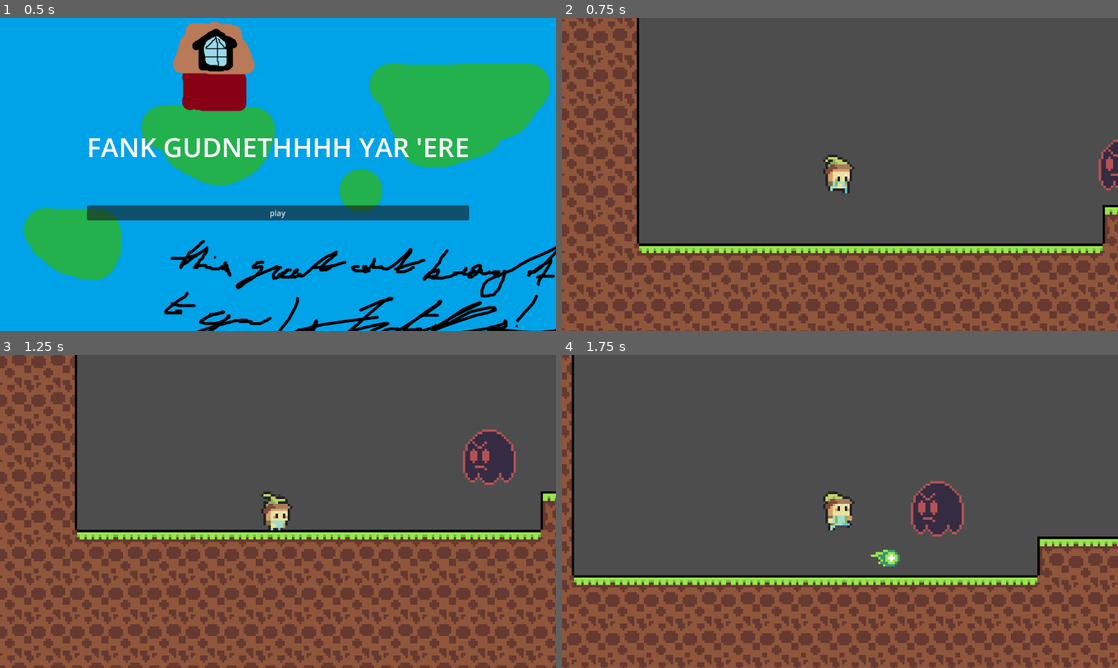
Above: before the commit, frames 1-4 (two rows, left to right).
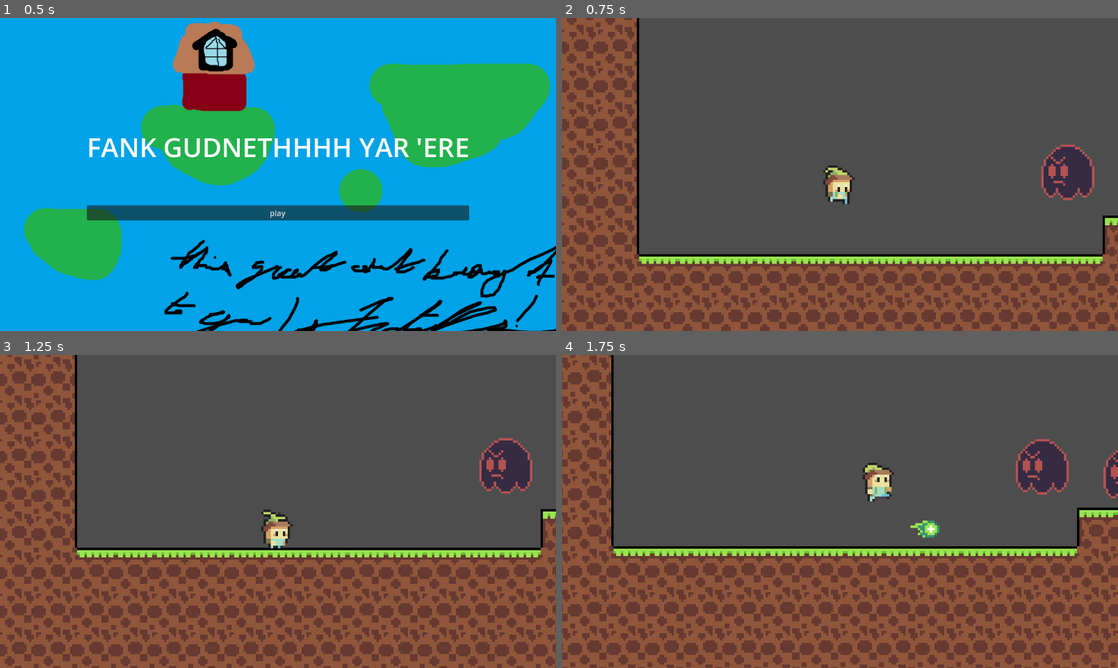
Above: after the commit, the same moments.

Repository: kettle-7/WhereIsSpund
Game: Godot game, scene res://titlescreen.tscn
Two runs of this game, one before a commit and one after it. Both use one fixed random seed, a clock stepped at 60 frames per second and the inputs below.
Inputs:
- Up to frame 1 (0.5 s): no input
- Up to frame 2 (0.75 s): click "play" at 0.5 s
- Up to frame 3 (1.25 s): no input
- Up to frame 4 (1.75 s): hold D (right) from 1.28 s (still down); tap Z (z) at 1.35 s; tap W (up) at 1.52 s

Frame 1 is identical in both runs. In frame 2, 27% of the frame differs, in the area x 0-100%, y 0-100%; in frame 3, 30%; in frame 4, 37%.

Commit message:
enemy pathfinding

Diff:
--- a/bullet.tscn
+++ b/bullet.tscn
@@ -38,6 +38,7 @@
 frame_progress = 0.78727
 
 [node name="Bulletarea" type="Area2D" parent="."]
+collision_mask = 2
 
 [node name="CollisionShape2D" type="CollisionShape2D" parent="Bulletarea"]
 position = Vector2(1, 0)
--- a/enemy_01.gd
+++ b/enemy_01.gd
@@ -1,21 +1,22 @@
-extends Node2D
+extends CharacterBody2D
 @onready var player: CharacterBody2D = $"../../Player"
 @onready var animated_sprite_2d: AnimatedSprite2D = $AnimatedSprite2D
 var health = 3
 @onready var timer: Timer = $Timer
-
+var can_see_player = false
 func _on_area_2d_area_entered(area: Area2D) -> void:
 	if area.name == "Bulletarea":
 		health -= 1
-		modulate.r = 255
+		modulate = Color.RED
 		timer.start()
 
 	if health < 1:
+
 		queue_free()
 
 func _process(delta: float) -> void:
-
-	global_position = lerp(global_position,player.global_position,0.01)
+	if can_see_player:
+		global_position = lerp(global_position,player.global_position,0.01)
 
 	if player.global_position.x > global_position.x:
 		animated_sprite_2d.flip_h = false
@@ -23,5 +24,20 @@
 		animated_sprite_2d.flip_h = true
 
 
+	move_and_slide()
+
+
 func _on_timer_timeout() -> void:
-	modulate.r = 0
+	modulate = Color.WHITE
+
+
+
+func _on_view_area_area_entered(area: Area2D) -> void:
+	if area.name == "pa":
+		can_see_player = true
+
+
+
+func _on_view_area_area_exited(area: Area2D) -> void:
+	if area.name == "pa":
+		can_see_player = false
--- a/enemy_01.tscn
+++ b/enemy_01.tscn
@@ -1,7 +1,10 @@
-[gd_scene load_steps=8 format=3 uid="uid://dlgipsfo5bfks"]
+[gd_scene load_steps=9 format=3 uid="uid://dlgipsfo5bfks"]
 
 [ext_resource type="Script" uid="uid://04bbiq4wbqin" path="res://enemy_01.gd" id="1_hdsgg"]
 [ext_resource type="Texture2D" uid="uid://xttayh55e66p" path="res://enemy_1.png" id="2_t7m7e"]
+
+[sub_resource type="CircleShape2D" id="CircleShape2D_hdsgg"]
+radius = 53.0015
 
 [sub_resource type="AtlasTexture" id="AtlasTexture_ayrpq"]
 atlas = ExtResource("2_t7m7e")
@@ -33,27 +36,40 @@
 
 [node name="Enemy01" type="CharacterBody2D"]
 scale = Vector2(5, 5)
+collision_layer = 2
+collision_mask = 2
 script = ExtResource("1_hdsgg")
+
+[node name="View area" type="Area2D" parent="."]
+scale = Vector2(1, 1)
+
+[node name="CollisionShape2D" type="CollisionShape2D" parent="View area"]
+position = Vector2(0, -11)
+shape = SubResource("CircleShape2D_hdsgg")
+debug_color = Color(0.731785, 0.591757, 0, 0.42)
 
 [node name="AnimatedSprite2D" type="AnimatedSprite2D" parent="."]
 position = Vector2(0, -15)
 sprite_frames = SubResource("SpriteFrames_ig54x")
 autoplay = "default"
-frame_progress = 0.18397
+frame_progress = 0.643571
 
-[node name="Area2D" type="Area2D" parent="."]
+[node name="hurtbox" type="Area2D" parent="."]
 
-[node name="CollisionShape2D" type="CollisionShape2D" parent="Area2D"]
+[node name="CollisionShape2D" type="CollisionShape2D" parent="hurtbox"]
 position = Vector2(0, -11)
 shape = SubResource("CircleShape2D_dx1uh")
+debug_color = Color(0.999038, 0.0248956, 0, 0.42)
 
-[node name="CollisionShape2D" type="CollisionShape2D" parent="."]
+[node name="hitbox" type="CollisionShape2D" parent="."]
+process_priority = -1
 position = Vector2(0, -11)
 shape = SubResource("CapsuleShape2D_hdsgg")
-disabled = true
 
 [node name="Timer" type="Timer" parent="."]
 wait_time = 0.1
 
-[connection signal="area_entered" from="Area2D" to="." method="_on_area_2d_area_entered"]
+[connection signal="area_entered" from="View area" to="." method="_on_view_area_area_entered"]
+[connection signal="area_exited" from="View area" to="." method="_on_view_area_area_exited"]
+[connection signal="area_entered" from="hurtbox" to="." method="_on_area_2d_area_entered"]
 [connection signal="timeout" from="Timer" to="." method="_on_timer_timeout"]
--- a/main.tscn
+++ b/main.tscn
@@ -92,8 +92,18 @@
 position = Vector2(98, 70)
 
 [node name="Camera2D" type="Camera2D" parent="Player"]
+position_smoothing_enabled = true
+position_smoothing_speed = 3.0
 
 [node name="enemies" type="Node2D" parent="."]
 
 [node name="Enemy01" parent="enemies" instance=ExtResource("3_h2yge")]
 position = Vector2(752, 141)
+
+[node name="Enemy02" parent="enemies" instance=ExtResource("3_h2yge")]
+position = Vector2(570, 128)
+
+[node name="Enemy03" parent="enemies" instance=ExtResource("3_h2yge")]
+position = Vector2(863, -92)
+
+[node name="CanvasLayer" type="CanvasLayer" parent="."]
--- a/player.tscn
+++ b/player.tscn
@@ -208,7 +208,6 @@
 [node name="Player" type="CharacterBody2D"]
 z_index = 1
 scale = Vector2(5, 5)
-collision_layer = 2
 script = ExtResource("1_sijb2")
 
 [node name="AnimatedSprite2D" type="AnimatedSprite2D" parent="."]
@@ -272,6 +271,7 @@
 wait_time = 0.1
 
 [node name="shooting cooldown" type="Timer" parent="."]
+wait_time = 0.4
 
 [connection signal="area_shape_entered" from="pa" to="." method="_on_pa_area_shape_entered"]
 [connection signal="area_shape_exited" from="pa" to="." method="_on_pa_area_shape_exited"]
